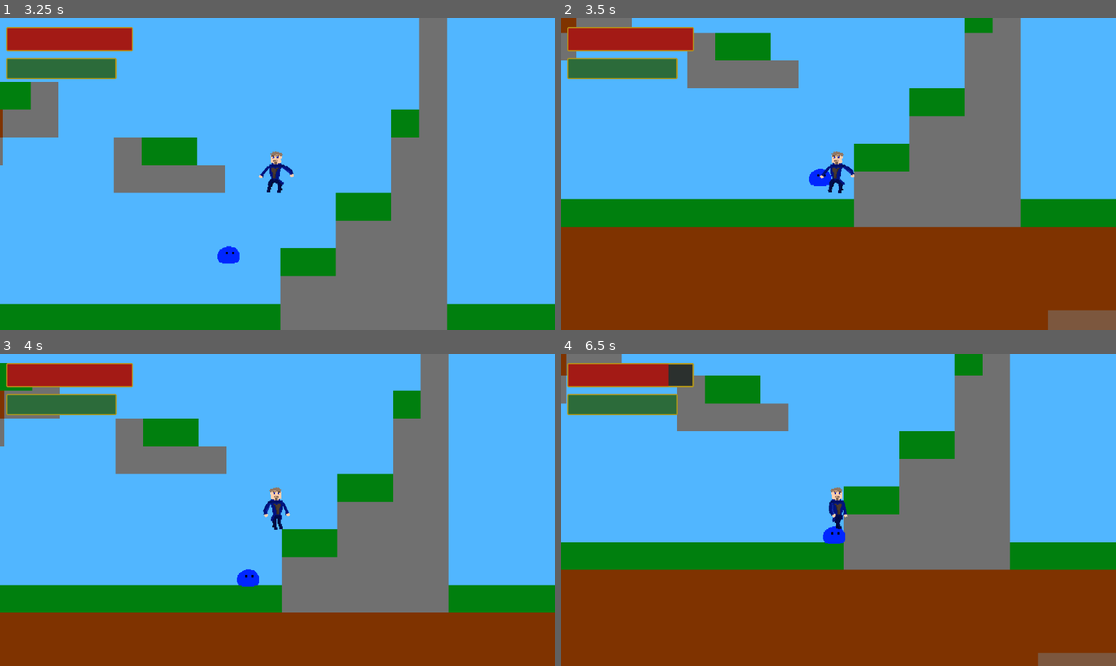
Above: before the commit, frames 1-4 (two rows, left to right).
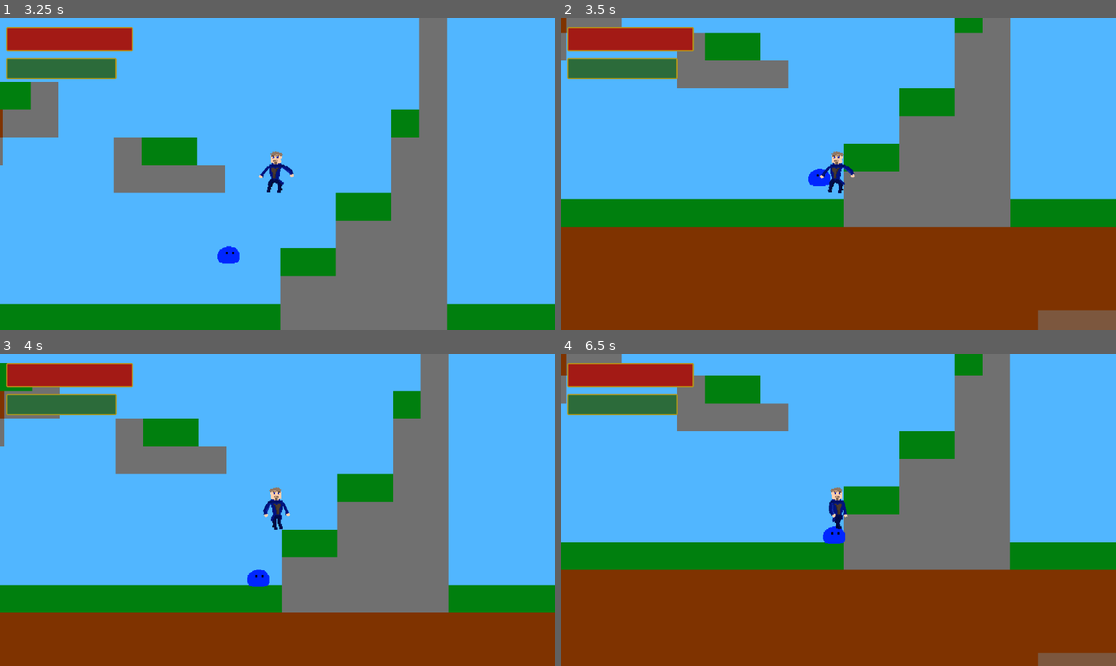
Above: after the commit, the same moments.

Repository: ponito/2DGame
Game: Godot game, scene res://menu.tscn
Two runs of this game, one before a commit and one after it. Both use one fixed random seed, a clock stepped at 60 frames per second and the inputs below.
Inputs:
- Up to frame 1 (3.25 s): click "Play" at 0.5 s; tap Enter (ui_accept) at 1.25, 1.52, 2.27 s; hold E (E) 1.28-2.03 s; hold D (Right) 1.28-2.78 s; tap E (E) at 2.1 s; hold A (Left) from 2.78 s (still down); hold E (E) from 2.78 s (still down)
- Up to frame 2 (3.5 s): keep holding A (Left); keep holding E (E)
- Up to frame 3 (4 s): release A (Left) at 3.53 s; release E (E) at 3.53 s; hold D (Right) from 3.53 s (still down); tap E (E) at 3.6 s; tap Enter (ui_accept) at 3.77 s
- Up to frame 4 (6.5 s): hold E (E) 4.28-5.03 s; tap Enter (ui_accept) at 4.52, 5.27 s; release D (Right) at 5.03 s; hold A (Left) 5.03-5.78 s; tap E (E) at 5.1 s; hold D (Right) from 5.78 s (still down); hold E (E) from 5.78 s (still down)

Frame 1 is identical in both runs. In frame 2, 4.0% of the frame differs, in the area x 0-88%, y 0-100%; in frame 3, 0.3%; in frame 4, 0.3%.

Commit message:
c

Diff:
--- a/Enemies/slimeblue.gd
+++ b/Enemies/slimeblue.gd
@@ -54,4 +54,9 @@
 #Damage Zone
 func _on_hitbox_body_entered(body):
 	if body.name == "player":
-		body.Health -= 40
+		var direction = (player.position - self.position).normalized()
+		if direction.x > 0:
+			body.velocity.x += +800
+		else:
+			body.velocity.x += -800
+		body.Health -= 1
